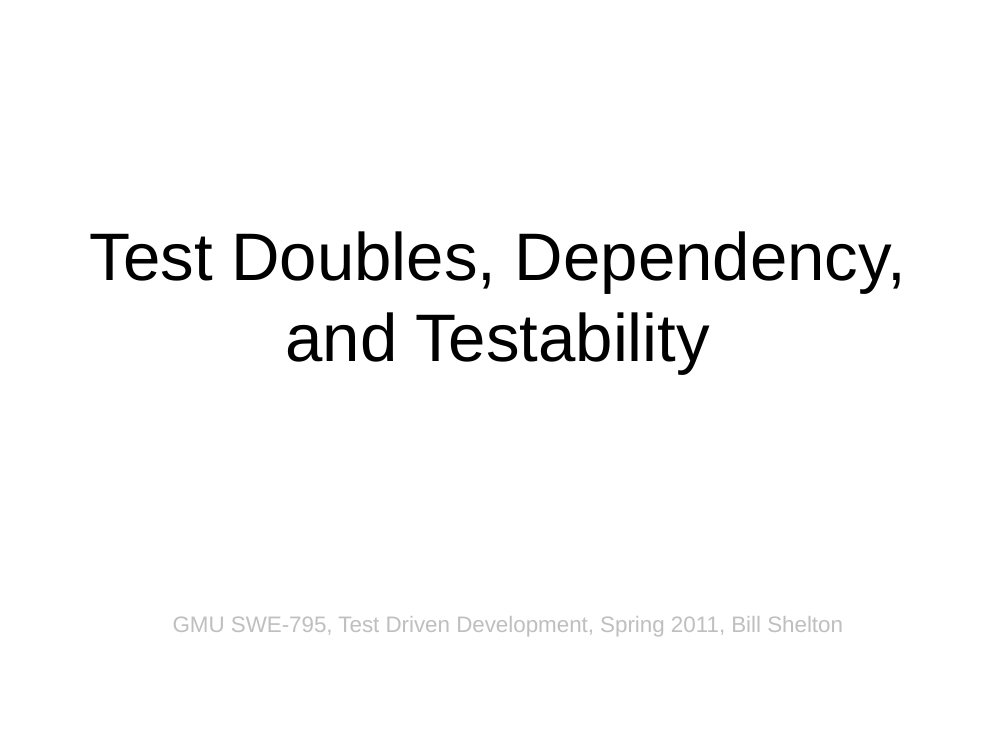
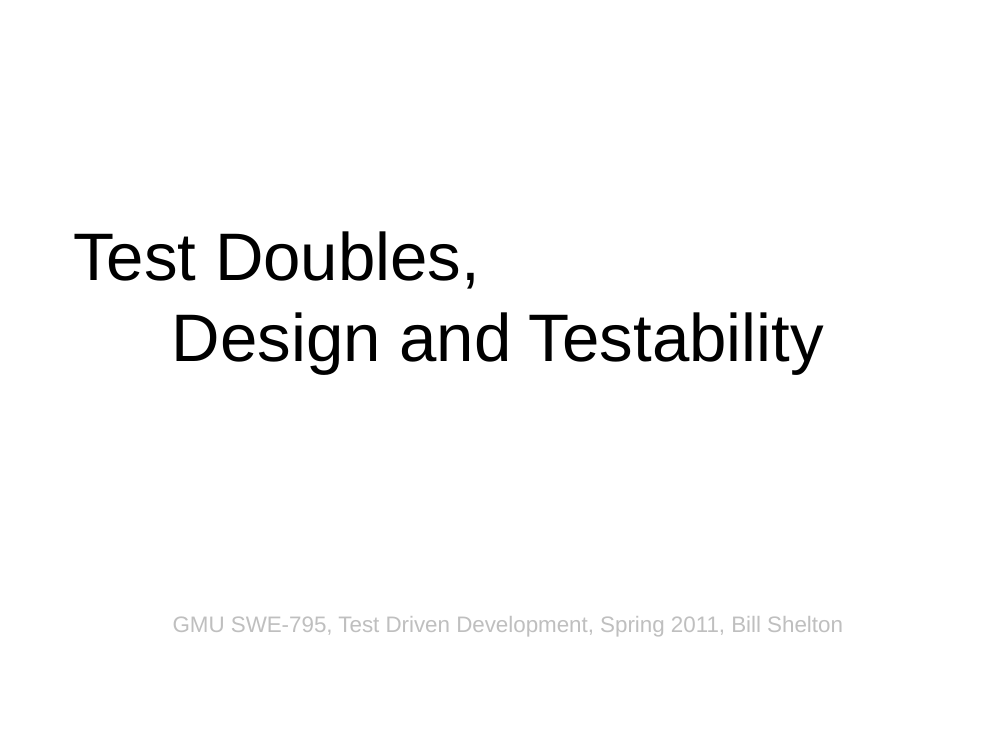
Before and after one commit to virtix/swe-795, a slide deck: slide 1 of doc/Test Doubles and Dependency Design.pptx. Drawn at 1008x756 pixels with LibreOffice and Linux fonts; fonts in the diff are those of the drawing. Boxes give left, top, right and bottom in pixels: in the first picture for what was removed or moved away, otherwise in the second. Text is boxed around its words. In the diff, an @@ line names an element or a change of style, - is before the commit and + after.

```diff
--- a/doc/Test Doubles and Dependency Design.pptx
+++ b/doc/Test Doubles and Dependency Design.pptx
@@ text at (73,231,824,373): text changed @@
-Test Doubles, Dependency, and Testability
+Test Doubles,
+Design and Testability
```
Also in this commit, not shown: 11 other slides changed, 2 slides added, 2 other files.
